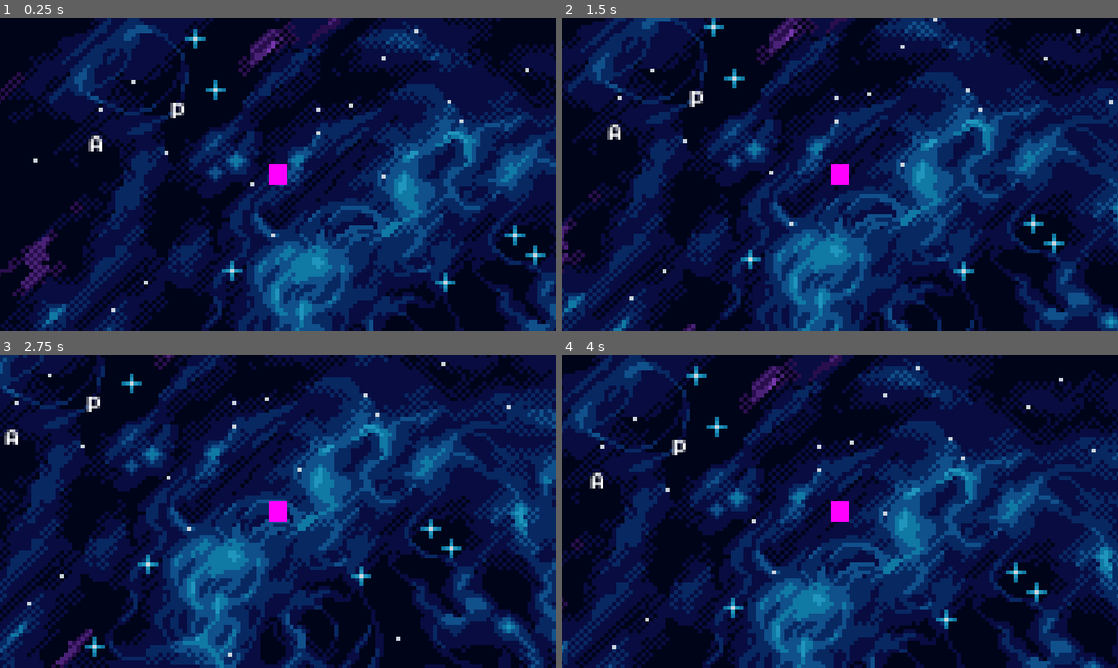
Above: before the commit, frames 1-4 (two rows, left to right).
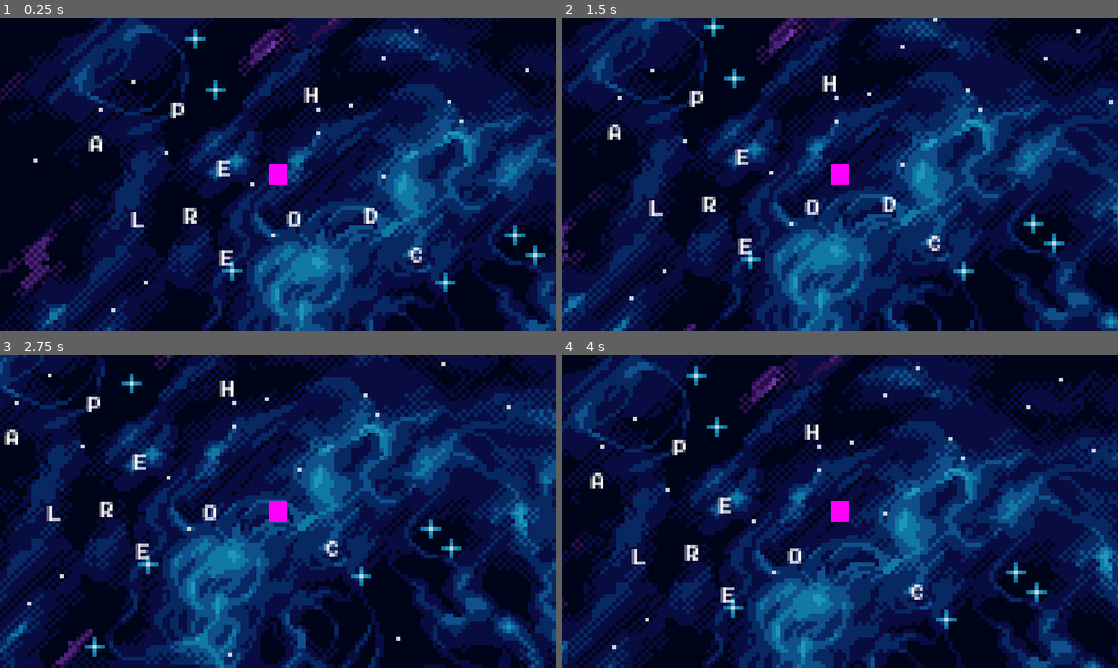
Above: after the commit, the same moments.

Repository: M-a-b-e-l/CISC2540---2D-Game-group-6
Game: Godot game, scene res://Scenes/Minigame3/MiniGame3.tscn
The game is run twice, just before and just after one commit, with the same random seed, the same clock (stepped at 60 frames per second) and the same inputs. This scene is started directly instead of the project's main scene.
Inputs:
- Up to frame 1 (0.25 s): no input
- Up to frame 2 (1.5 s): tap Enter at 0.5 s; hold Right (ui_right) 0.53-1.28 s; hold Down (ui_down) from 1.28 s (still down)
- Up to frame 3 (2.75 s): release Down (ui_down) at 2.03 s; hold Right (ui_right) from 2.03 s (still down)
- Up to frame 4 (4 s): release Right (ui_right) at 2.78 s; hold Up (ui_up) 2.78-3.53 s; hold Left (ui_left) from 3.53 s (still down)

The runs differ from the first frame. In frame 1, 0.8% of the frame differs, in the area x 23-76%, y 22-80%; in frame 2, 0.8%; in frame 3, 0.7%; in frame 4, 0.7%.

Commit message:
Adding More Letters

Diff:
--- a/group_6_2d_game/Scenes/Minigame3/MiniGame3.tscn
+++ b/group_6_2d_game/Scenes/Minigame3/MiniGame3.tscn
@@ -1,9 +1,16 @@
-[gd_scene load_steps=7 format=3 uid="uid://r0ewdxhwercq"]
+[gd_scene load_steps=14 format=3 uid="uid://r0ewdxhwercq"]
 
 [ext_resource type="Texture2D" uid="uid://gkdr5fc3r3sj" path="res://Assets/space_background_pack copy/Assets/Blue Version/layered/blue-with-stars.png" id="1_pebax"]
 [ext_resource type="Script" path="res://Scripts/character_body_2d.gd" id="2_qthtj"]
 [ext_resource type="PackedScene" uid="uid://o63b4s24xg0f" path="res://Scenes/Minigame3/Letters/A.tscn" id="3_k0nek"]
 [ext_resource type="PackedScene" uid="uid://wcseyh85py0l" path="res://Scenes/Minigame3/Letters/P.tscn" id="4_8vqc2"]
+[ext_resource type="PackedScene" uid="uid://d1nbae4eg5ymk" path="res://Scenes/Minigame3/Letters/L.tscn" id="5_0xjut"]
+[ext_resource type="PackedScene" uid="uid://ca384vjutne08" path="res://Scenes/Minigame3/Letters/C.tscn" id="6_052o4"]
+[ext_resource type="PackedScene" uid="uid://cr7ku20vgnlrw" path="res://Scenes/Minigame3/Letters/E.tscn" id="7_gbyna"]
+[ext_resource type="PackedScene" uid="uid://c2nfakgcpaf57" path="res://Scenes/Minigame3/Letters/H.tscn" id="8_evn61"]
+[ext_resource type="PackedScene" uid="uid://lajh7fatllmb" path="res://Scenes/Minigame3/Letters/O.tscn" id="9_nk7qf"]
+[ext_resource type="PackedScene" uid="uid://gchjy45n0qob" path="res://Scenes/Minigame3/Letters/D.tscn" id="10_as1sj"]
+[ext_resource type="PackedScene" uid="uid://cnyqgdqf6gvuc" path="res://Scenes/Minigame3/Letters/R.tscn" id="11_y2h4m"]
 
 [sub_resource type="PlaceholderTexture2D" id="PlaceholderTexture2D_j24r7"]
 
@@ -52,3 +59,27 @@
 
 [node name="P" parent="." instance=ExtResource("4_8vqc2")]
 position = Vector2(351, 167)
+
+[node name="L" parent="." instance=ExtResource("5_0xjut")]
+position = Vector2(268, 393)
+
+[node name="C" parent="." instance=ExtResource("6_052o4")]
+position = Vector2(843, 466)
+
+[node name="E" parent="." instance=ExtResource("7_gbyna")]
+position = Vector2(452, 472)
+
+[node name="H" parent="." instance=ExtResource("8_evn61")]
+position = Vector2(627, 135)
+
+[node name="O" parent="." instance=ExtResource("9_nk7qf")]
+position = Vector2(591, 391)
+
+[node name="D" parent="." instance=ExtResource("10_as1sj")]
+position = Vector2(751, 385)
+
+[node name="E2" parent="." instance=ExtResource("7_gbyna")]
+position = Vector2(446, 287)
+
+[node name="R" parent="." instance=ExtResource("11_y2h4m")]
+position = Vector2(377, 385)
